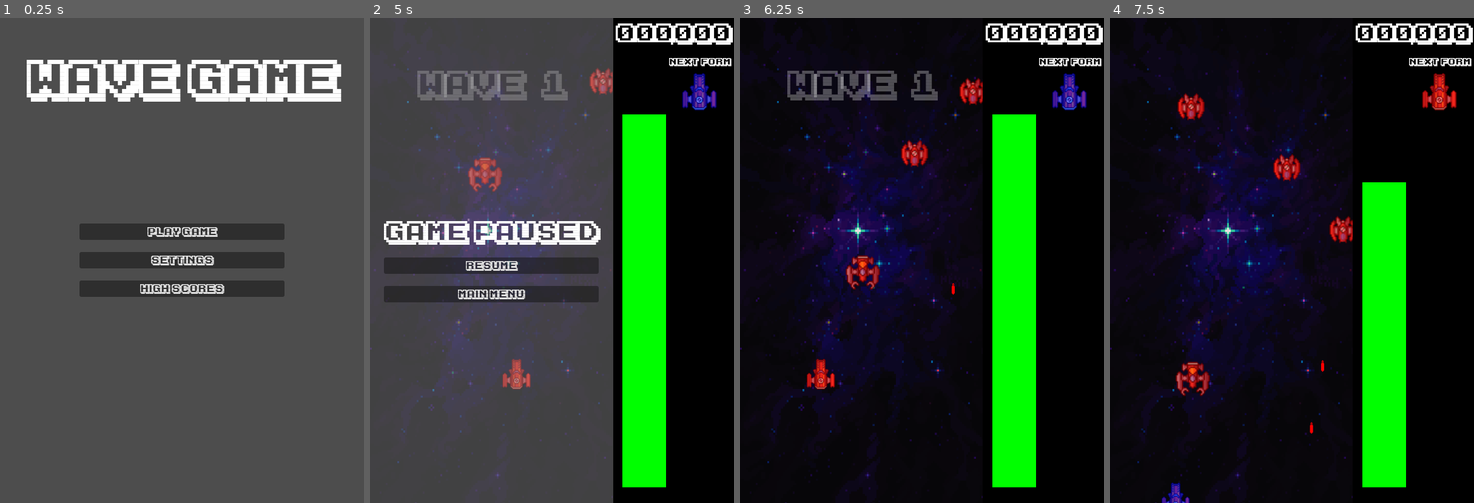
Above: before the commit, frames 1-4 (left to right).
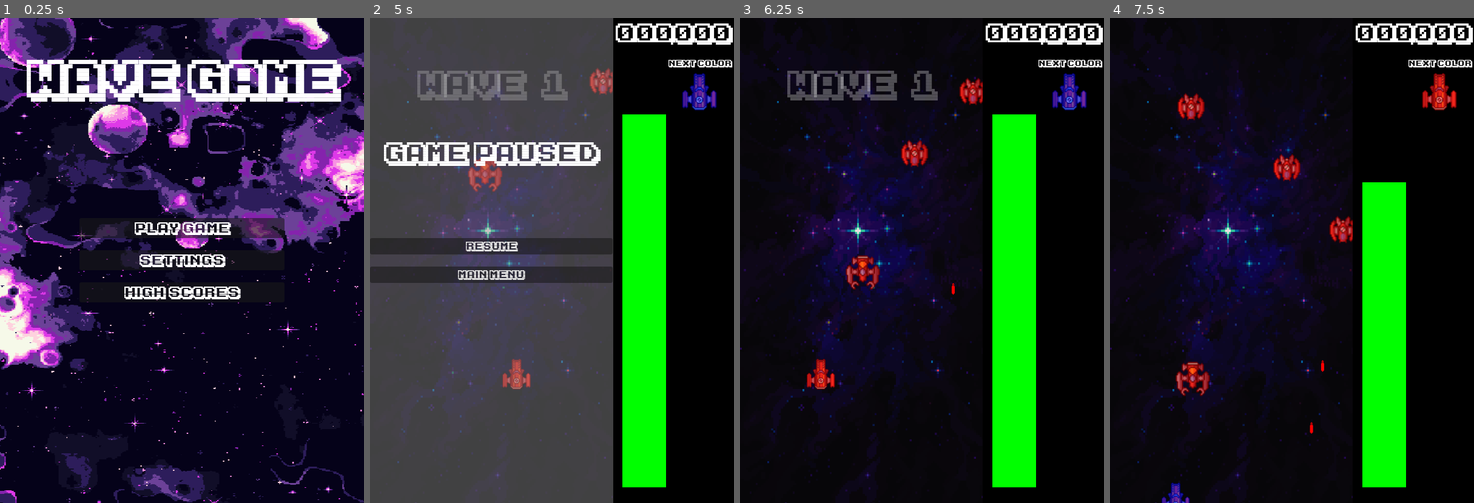
Above: after the commit, the same moments.

Repository: parkernalch/wave-jam
Game: Godot game, scene res://Scenes/Menus/menus.tscn
Two runs of this game, one before a commit and one after it. Both use one fixed random seed, a clock stepped at 60 frames per second and the inputs below.
Inputs (mouse positions are in pixels of both pictures, inside the frame that each line leads up to):
- Up to frame 1 (0.25 s): no input
- Up to frame 2 (5 s): click "Play Game" at 0.5 s; tap Enter at 1.25, 3.5 s; move the mouse to (632, 236) at 1.27 s; hold D (right) 1.28-2.03 s; hold Shift (boost) 1.28-2.03 s; move the mouse to (479, 284) at 2.02 s; hold S (down) 2.03-2.78 s; click (479, 284) at 2.1 s; tap Space at 2.75 s; move the mouse to (588, 153) at 2.77 s; hold D (right) 2.78-3.53 s; hold Right mouse button (shoot) 2.78-3.53 s; move the mouse to (533, 357) at 3.52 s; hold W (up) 3.53-4.28 s; tap Shift (boost) at 3.6 s; move the mouse to (661, 333) at 4.27 s; hold A (left) from 4.28 s (still down); click (661, 333) at 4.35 s; tap Escape (pause) at 4.9 s
- Up to frame 3 (6.25 s): release A (left) at 5 s; click "Resume" at 5 s; move the mouse to (812, 187) at 5.77 s; hold A (left) from 5.78 s (still down); right-click (812, 187) at 5.85 s
- Up to frame 4 (7.5 s): move the mouse to (1310, 260) at 6.52 s; release A (left) at 6.53 s; hold S (down) 6.53-7.28 s; hold Shift (boost) 6.53-7.28 s; move the mouse to (1237, 139) at 7.27 s; hold D (right) from 7.28 s (still down); click (1237, 139) at 7.35 s

The runs differ from the first frame. In frame 1, 95% of the frame differs, in the area x 0-100%, y 0-100%; in frame 2, 10%; in frame 3, 0.3%; in frame 4, 0.3%.

Commit message:
UI Update | Added character limit for high score submission

Diff:
--- a/Entities/Player/Player.tscn
+++ b/Entities/Player/Player.tscn
@@ -375,6 +375,7 @@
 
 [node name="HealPlayer" type="AudioStreamPlayer2D" parent="Audio"]
 stream = ExtResource("9_761t5")
+bus = &"SFX"
 
 [node name="ShieldSprite" type="AnimatedSprite2D" parent="."]
 visible = false
--- a/Scenes/Game/game.gd
+++ b/Scenes/Game/game.gd
@@ -26,6 +26,8 @@
 var bullet_speed_count
 var fire_rate_count
 var speed_count
+
+var game_over
 
 # Called when the node enters the scene tree for the first time.
 func _ready() -> void:
@@ -47,6 +49,10 @@
 	bullet_speed_count = 0
 	fire_rate_count = 0
 	speed_count = 0
+	player_name_input.draw_tabs = false
+	player_name_input.draw_spaces = false
+	game_over = false
+
 
 
 func show_game_over():
@@ -61,6 +67,7 @@
 
 	panel.visible = true
 	get_tree().paused = true
+	game_over = true
 
 func  on_enemy_destroyed() -> void:
 	$Audio/ExplosionPlayer.play()
@@ -152,15 +159,18 @@
 	globals.time_slow_active = false
 
 func _on_resume() -> void:
+	if game_over:
+		return
 	globals.is_paused = false
 	get_tree().paused = false
 	pause_menu.visible = false
 
 func _on_pause() -> void:
+	if game_over:
+		return
 	globals.is_paused = true
 	pause_menu.visible = true
 	get_tree().paused = true
-
 
 func clean_up_game() -> void:
 	globals.current_wave = 0
@@ -184,3 +194,8 @@
 
 	clean_up_game()
 	get_tree().change_scene_to_file("res://Scenes/Menus/menus.tscn")
+
+
+func _on_text_edit_text_changed() -> void:
+	if player_name_input.text.length() > 9:
+		player_name_input.backspace()
--- a/Scenes/Game/game.tscn
+++ b/Scenes/Game/game.tscn
@@ -1,25 +1,25 @@
 [gd_scene load_steps=26 format=3 uid="uid://gf4gu3r0d4ub"]
 
-[ext_resource type="Script" uid="uid://do5cjrd0lo5k2" path="res://Scenes/Game/game.gd" id="1_ciybh"]
+[ext_resource type="Script" uid="uid://bduo2tx0wx2xp" path="res://Scenes/Game/game.gd" id="1_ciybh"]
 [ext_resource type="PackedScene" uid="uid://cgbo4s8g2xsx7" path="res://Entities/Player/Player.tscn" id="1_mv0hc"]
 [ext_resource type="PackedScene" uid="uid://bjt85faac56m6" path="res://Scenes/Game/AmplitudeBar/AmplitudeBar.tscn" id="2_qikps"]
 [ext_resource type="PackedScene" uid="uid://rlp4rxc1x15o" path="res://Entities/EnemySpawner/EnemySpawner.tscn" id="3_qikps"]
 [ext_resource type="Texture2D" uid="uid://dnbslw7b0l7wv" path="res://Assets/Powerups/DAMAGE.png" id="3_xfil1"]
 [ext_resource type="FontFile" uid="uid://c8dj1jpbtrt8l" path="res://Assets/Fonts/KarmaticArcade-6Yrp1.ttf" id="3_yox4t"]
-[ext_resource type="Script" uid="uid://d1sfrucgjvunh" path="res://Entities/EnemySpawner/EnemySpawner.gd" id="4_i1e5p"]
+[ext_resource type="Script" uid="uid://r1wxwl14sbcy" path="res://Entities/EnemySpawner/EnemySpawner.gd" id="4_i1e5p"]
 [ext_resource type="Texture2D" uid="uid://lsw6rcrexnwr" path="res://Assets/Powerups/ALL_WAVES.png" id="5_xfil1"]
 [ext_resource type="Texture2D" uid="uid://c7k0f0b5syioq" path="res://Assets/Powerups/BULLET_SPREAD.png" id="6_7jvlm"]
 [ext_resource type="AudioStream" uid="uid://kyde7o3pfxli" path="res://Assets/Audio/explosion.wav" id="6_flgk0"]
+[ext_resource type="AudioStream" uid="uid://dcvdrl42mdp3x" path="res://Assets/Audio/Music/electrodecent.mp3" id="7_4ti5a"]
 [ext_resource type="Texture2D" uid="uid://bewv84a04hanp" path="res://Assets/Powerups/BULLET_PIERCING.png" id="7_qtymf"]
 [ext_resource type="Texture2D" uid="uid://iya4gc1di0t3" path="res://Assets/Powerups/ABSORB_ALL_FORMS.png" id="8_oejk7"]
 [ext_resource type="Texture2D" uid="uid://007cga8nqdxa" path="res://Assets/Powerups/TIME_SLOW.png" id="8_upfqs"]
-[ext_resource type="Shader" uid="uid://bepaqe3k8xiln" path="res://Assets/Shaders/TintShader.gdshader" id="8_ypmwd"]
+[ext_resource type="Shader" uid="uid://d07s5v2j81y7u" path="res://Assets/Shaders/TintShader.gdshader" id="8_ypmwd"]
 [ext_resource type="Texture2D" uid="uid://b1tfkif5bgkik" path="res://Assets/Ships/Player.png" id="11_2vowc"]
-[ext_resource type="FontFile" uid="uid://b8kcb3can5qi3" path="res://Assets/Fonts/Market_Deco.ttf" id="11_lemb1"]
 [ext_resource type="Texture2D" uid="uid://nr6xcog4l85m" path="res://Assets/Powerups/BULLET_SPEED.png" id="15_2lc0x"]
 [ext_resource type="AudioStream" uid="uid://4j5yynnjlgqj" path="res://Assets/Audio/powerUp.wav" id="15_8e3kh"]
 [ext_resource type="Texture2D" uid="uid://b5drgcbfrwtqj" path="res://Assets/Powerups/FIRE_RATE.png" id="16_4ti5a"]
-[ext_resource type="Script" uid="uid://cqxbletmxc5me" path="res://Scenes/Game/pause_handler.gd" id="16_56qi8"]
+[ext_resource type="Script" uid="uid://ba7de2pleswen" path="res://Scenes/Game/pause_handler.gd" id="16_56qi8"]
 [ext_resource type="Texture2D" uid="uid://c1vv5m8hxgqbq" path="res://Assets/Powerups/SPEED.png" id="17_pmm7v"]
 [ext_resource type="PackedScene" uid="uid://csy0uhmqoqbxq" path="res://Entities/PowerupText/powerup_label.tscn" id="17_yox4t"]
 [ext_resource type="Texture2D" uid="uid://cbl3oqtyfy1ac" path="res://Assets/Images/background.png" id="18_4ti5a"]
@@ -82,6 +82,13 @@
 
 [node name="PowerupPlayer" type="AudioStreamPlayer2D" parent="Audio"]
 stream = ExtResource("15_8e3kh")
+bus = &"SFX"
+
+[node name="MusicPlayer" type="AudioStreamPlayer2D" parent="Audio"]
+stream = ExtResource("7_4ti5a")
+volume_db = 4.0
+autoplay = true
+bus = &"Music"
 
 [node name="pause_handler" type="Node2D" parent="."]
 process_mode = 3
@@ -128,10 +135,10 @@
 
 [node name="DamageIncreaseBar" type="ProgressBar" parent="UICanvas/UI"]
 layout_mode = 0
-offset_left = 495.0
-offset_top = 413.0
-offset_right = 600.0
-offset_bottom = 440.2596
+offset_left = 499.0
+offset_top = 479.0
+offset_right = 599.0
+offset_bottom = 506.26
 max_value = 6.0
 value = 6.0
 show_percentage = false
@@ -148,12 +155,12 @@
 [node name="Label" type="Label" parent="UICanvas/UI/DamageIncreaseBar"]
 layout_mode = 0
 offset_left = 1.0
-offset_top = -16.0
+offset_top = -35.0
 offset_right = 103.0
-offset_bottom = 7.0
-theme_override_fonts/font = ExtResource("11_lemb1")
-theme_override_font_sizes/font_size = 14
-text = "Damage Boost"
+offset_bottom = -4.0
+theme_override_font_sizes/font_size = 12
+text = "Damage
+Boost"
 
 [node name="AmplitudeBar" parent="UICanvas/UI" instance=ExtResource("2_qikps")]
 layout_mode = 0
@@ -178,10 +185,10 @@
 
 [node name="AllWavesBar" type="ProgressBar" parent="UICanvas/UI"]
 layout_mode = 0
-offset_left = 496.0
-offset_top = 459.0
-offset_right = 600.0
-offset_bottom = 486.52942
+offset_left = 499.0
+offset_top = 542.0
+offset_right = 599.0
+offset_bottom = 569.529
 max_value = 4.0
 value = 4.0
 show_percentage = false
@@ -196,20 +203,20 @@
 
 [node name="Label" type="Label" parent="UICanvas/UI/AllWavesBar"]
 layout_mode = 0
-offset_left = -6.0
-offset_top = -17.0
-offset_right = 104.0
-offset_bottom = 6.0
-theme_override_fonts/font = ExtResource("11_lemb1")
-theme_override_font_sizes/font_size = 13
-text = "All COlOR BULLET"
+offset_left = 1.0
+offset_top = -32.0
+offset_right = 111.0
+offset_bottom = -1.0
+theme_override_font_sizes/font_size = 12
+text = "All COLOR
+BULLETS"
 
 [node name="BulletSpreadBar" type="ProgressBar" parent="UICanvas/UI"]
 layout_mode = 0
-offset_left = 496.0
-offset_top = 369.0
-offset_right = 600.0
-offset_bottom = 396.52942
+offset_left = 499.0
+offset_top = 413.0
+offset_right = 599.0
+offset_bottom = 440.529
 max_value = 4.0
 value = 4.0
 show_percentage = false
@@ -226,19 +233,19 @@
 [node name="Label" type="Label" parent="UICanvas/UI/BulletSpreadBar"]
 layout_mode = 0
 offset_left = 1.0
-offset_top = -16.0
+offset_top = -34.0
 offset_right = 96.0
-offset_bottom = 7.0
-theme_override_fonts/font = ExtResource("11_lemb1")
-theme_override_font_sizes/font_size = 14
-text = "Bullet Spread"
+offset_bottom = -3.0
+theme_override_font_sizes/font_size = 12
+text = "Bullet
+Spread"
 
 [node name="BulletPiercingBar" type="ProgressBar" parent="UICanvas/UI"]
 layout_mode = 0
-offset_left = 496.0
-offset_top = 328.0
-offset_right = 600.0
-offset_bottom = 355.0
+offset_left = 498.0
+offset_top = 348.0
+offset_right = 598.0
+offset_bottom = 375.0
 max_value = 6.0
 value = 5.0
 show_percentage = false
@@ -254,20 +261,20 @@
 
 [node name="Label" type="Label" parent="UICanvas/UI/BulletPiercingBar"]
 layout_mode = 0
-offset_left = -1.0
-offset_top = -17.0
-offset_right = 100.0
-offset_bottom = 6.0
-theme_override_fonts/font = ExtResource("11_lemb1")
-theme_override_font_sizes/font_size = 14
-text = "Bullet Piercing"
+offset_left = 1.0
+offset_top = -32.0
+offset_right = 102.0
+offset_bottom = 3.0
+theme_override_font_sizes/font_size = 12
+text = "Bullet
+Piercing"
 
 [node name="TimeSlowBar" type="ProgressBar" parent="UICanvas/UI"]
 layout_mode = 0
-offset_left = 496.0
-offset_top = 504.0
-offset_right = 600.0
-offset_bottom = 531.0
+offset_left = 499.0
+offset_top = 591.0
+offset_right = 599.0
+offset_bottom = 618.0
 max_value = 3.0
 value = 3.0
 show_percentage = false
@@ -287,15 +294,14 @@
 offset_top = -18.0
 offset_right = 90.0
 offset_bottom = 5.0
-theme_override_fonts/font = ExtResource("11_lemb1")
-theme_override_font_sizes/font_size = 15
+theme_override_font_sizes/font_size = 12
 text = "Time Slow"
 
 [node name="AbsorbAllFormsBar" type="ProgressBar" parent="UICanvas/UI"]
 layout_mode = 0
 offset_left = 496.0
 offset_top = 284.0
-offset_right = 600.0
+offset_right = 596.0
 offset_bottom = 311.0
 max_value = 4.0
 value = 3.0
@@ -312,13 +318,12 @@
 
 [node name="Label" type="Label" parent="UICanvas/UI/AbsorbAllFormsBar"]
 layout_mode = 0
-offset_left = -4.0
-offset_top = -20.0
-offset_right = 199.0
-offset_bottom = 3.0
-theme_override_fonts/font = ExtResource("11_lemb1")
-theme_override_font_sizes/font_size = 11
-text = "Absorb all colors"
+offset_top = -33.0
+offset_right = 203.0
+offset_bottom = -2.0
+theme_override_font_sizes/font_size = 12
+text = "Absorb all
+colors"
 
 [node name="NextFormIndicator" type="TextureRect" parent="UICanvas/UI"]
 material = SubResource("ShaderMaterial_upfqs")
@@ -332,11 +337,12 @@
 
 [node name="Label" type="Label" parent="UICanvas/UI/NextFormIndicator"]
 layout_mode = 0
-offset_top = -20.0
-offset_right = 217.0
-offset_bottom = 22.0
-theme_override_font_sizes/font_size = 28
-text = "Next Form"
+offset_left = -2.0
+offset_top = -14.0
+offset_right = 222.0
+offset_bottom = 28.0
+theme_override_font_sizes/font_size = 26
+text = "Next Color"
 
 [node name="BULLET_SPEED" type="ColorRect" parent="UICanvas/UI"]
 visible = false
@@ -423,6 +429,12 @@
 visible = false
 layout_mode = 3
 anchors_preset = 0
+
+[node name="ColorRect" type="ColorRect" parent="UICanvas/DeathUI"]
+layout_mode = 0
+offset_right = 400.0
+offset_bottom = 800.0
+color = Color(0.32941177, 0.32941177, 0.32941177, 0.3882353)
 
 [node name="Label" type="Label" parent="UICanvas/DeathUI"]
 layout_mode = 0
@@ -502,6 +514,15 @@
 scale = Vector2(2.039654, 3.1423922)
 color = Color(0.5931336, 0.59313357, 0.59313357, 0.40392157)
 
+[node name="Label" type="Label" parent="UICanvas/PauseMenu"]
+layout_mode = 0
+offset_left = 23.0
+offset_top = 200.0
+offset_right = 377.0
+offset_bottom = 245.0
+theme_override_font_sizes/font_size = 39
+text = "Game Paused"
+
 [node name="HBoxContainer" type="HBoxContainer" parent="UICanvas/PauseMenu"]
 layout_mode = 0
 offset_right = 400.0
@@ -510,13 +531,9 @@
 
 [node name="VBoxContainer" type="VBoxContainer" parent="UICanvas/PauseMenu/HBoxContainer"]
 layout_mode = 2
+size_flags_horizontal = 3
 theme_override_constants/separation = 20
 alignment = 1
-
-[node name="Label" type="Label" parent="UICanvas/PauseMenu/HBoxContainer/VBoxContainer"]
-layout_mode = 2
-theme_override_font_sizes/font_size = 39
-text = "Game Paused"
 
 [node name="Resume" type="Button" parent="UICanvas/PauseMenu/HBoxContainer/VBoxContainer"]
 process_mode = 3
@@ -529,6 +546,7 @@
 text = "Main Menu"
 
 [connection signal="timeout" from="TimeSlowTimer" to="." method="_on_time_slow_timer_timeout"]
+[connection signal="text_changed" from="UICanvas/DeathUI/HBoxContainer/VBoxContainer/HBoxContainer2/TextEdit" to="." method="_on_text_edit_text_changed"]
 [connection signal="pressed" from="UICanvas/DeathUI/HBoxContainer/VBoxContainer/PlayAgain" to="." method="_on_play_again_pressed"]
 [connection signal="pressed" from="UICanvas/DeathUI/HBoxContainer/VBoxContainer/High Scores" to="." method="_on_high_scores_pressed"]
 [connection signal="pressed" from="UICanvas/DeathUI/HBoxContainer/VBoxContainer/Button" to="." method="_on_exit"]
--- a/Scenes/Menus/menus.tscn
+++ b/Scenes/Menus/menus.tscn
@@ -1,6 +1,9 @@
-[gd_scene load_steps=3 format=3 uid="uid://dkuvjgsgfd3xb"]
+[gd_scene load_steps=6 format=3 uid="uid://dkuvjgsgfd3xb"]
 
 [ext_resource type="Script" uid="uid://c4pbxw5b7p6mp" path="res://Scenes/Menus/menus.gd" id="1_goel8"]
+[ext_resource type="Texture2D" uid="uid://c6s8grqyujcfm" path="res://Assets/Images/HighScore.png" id="2_drhv0"]
+[ext_resource type="Texture2D" uid="uid://bw2alwiyilf08" path="res://Assets/Images/mainmenu.png" id="2_mfmg2"]
+[ext_resource type="Texture2D" uid="uid://dytofeti58lu2" path="res://Assets/Images/settings.png" id="3_nn8fo"]
 
 [sub_resource type="LabelSettings" id="LabelSettings_goel8"]
 font_size = 70
@@ -15,13 +18,18 @@
 script = ExtResource("1_goel8")
 
 [node name="MainMenu" type="Control" parent="."]
-visible = false
-layout_mode = 1
-anchors_preset = 15
-anchor_right = 1.0
-anchor_bottom = 1.0
-grow_horizontal = 2
-grow_vertical = 2
+layout_mode = 1
+anchors_preset = 15
+anchor_right = 1.0
+anchor_bottom = 1.0
+grow_horizontal = 2
+grow_vertical = 2
+
+[node name="TextureRect" type="TextureRect" parent="MainMenu"]
+layout_mode = 0
+offset_right = 600.0
+offset_bottom = 1007.0
+texture = ExtResource("2_mfmg2")
 
 [node name="HBoxContainer" type="HBoxContainer" parent="MainMenu"]
 layout_mode = 0
@@ -53,24 +61,35 @@
 
 [node name="PlayButton" type="Button" parent="MainMenu/VBoxContainer"]
 layout_mode = 2
+theme_override_colors/font_color = Color(1, 1, 1, 1)
+theme_override_font_sizes/font_size = 22
 text = "Play Game"
 
 [node name="SettingsButton" type="Button" parent="MainMenu/VBoxContainer"]
 layout_mode = 2
+theme_override_colors/font_color = Color(1, 1, 1, 1)
+theme_override_font_sizes/font_size = 22
 text = "Settings"
 
 [node name="HighScoresButton" type="Button" parent="MainMenu/VBoxContainer"]
 layout_mode = 2
+theme_override_colors/font_color = Color(1, 1, 1, 1)
+theme_override_font_sizes/font_size = 22
 text = "High Scores"
 
 [node name="SettingsMenu" type="Control" parent="."]
-visible = false
-layout_mode = 1
-anchors_preset = 15
-anchor_right = 1.0
-anchor_bottom = 1.0
-grow_horizontal = 2
-grow_vertical = 2
+layout_mode = 1
+anchors_preset = 15
+anchor_right = 1.0
+anchor_bottom = 1.0
+grow_horizontal = 2
+grow_vertical = 2
+
+[node name="TextureRect" type="TextureRect" parent="SettingsMenu"]
+layout_mode = 0
+offset_right = 601.0
+offset_bottom = 1007.0
+texture = ExtResource("3_nn8fo")
 
 [node name="HBoxContainer2" type="HBoxContainer" parent="SettingsMenu"]
 layout_mode = 0
@@ -93,7 +112,7 @@
 [node name="VBoxContainer" type="VBoxContainer" parent="SettingsMenu/HBoxContainer"]
 custom_minimum_size = Vector2(600, 800)
 layout_mode = 2
-theme_override_constants/separation = 20
+theme_override_constants/separation = 18
 alignment = 1
 
 [node name="Master" type="HBoxContainer" parent="SettingsMenu/HBoxContainer/VBoxContainer"]
@@ -102,6 +121,7 @@
 
 [node name="Label" type="Label" parent="SettingsMenu/HBoxContainer/VBoxContainer/Master"]
 layout_mode = 2
+theme_override_font_sizes/font_size = 20
 text = "Master Volume"
 
 [node name="HSlider" type="HSlider" parent="SettingsMenu/HBoxContainer/VBoxContainer/Master"]
@@ -113,6 +133,7 @@
 
 [node name="Value" type="Label" parent="SettingsMenu/HBoxContainer/VBoxContainer/Master"]
 layout_mode = 2
+theme_override_font_sizes/font_size = 20
 text = "100%"
 
 [node name="Music" type="HBoxContainer" parent="SettingsMenu/HBoxContainer/VBoxContainer"]
@@ -121,6 +142,7 @@
 
 [node name="Label" type="Label" parent="SettingsMenu/HBoxContainer/VBoxContainer/Music"]
 layout_mode = 2
+theme_override_font_sizes/font_size = 20
 text = "Music Volume"
 
 [node name="HSlider" type="HSlider" parent="SettingsMenu/HBoxContainer/VBoxContainer/Music"]
@@ -132,6 +154,7 @@
 
 [node name="Value" type="Label" parent="SettingsMenu/HBoxContainer/VBoxContainer/Music"]
 layout_mode = 2
+theme_override_font_sizes/font_size = 20
 text = "100%"
 
 [node name="SFX" type="HBoxContainer" parent="SettingsMenu/HBoxContainer/VBoxContainer"]
@@ -140,6 +163,7 @@
 
 [node name="Label" type="Label" parent="SettingsMenu/HBoxContainer/VBoxContainer/SFX"]
 layout_mode = 2
+theme_override_font_sizes/font_size = 20
 text = "SFX Volume"
 
 [node name="HSlider" type="HSlider" parent="SettingsMenu/HBoxContainer/VBoxContainer/SFX"]
@@ -151,11 +175,14 @@
 
 [node name="Value" type="Label" parent="SettingsMenu/HBoxContainer/VBoxContainer/SFX"]
 layout_mode = 2
+theme_override_font_sizes/font_size = 20
 text = "100%"
 
 [node name="BackButton" type="Button" parent="SettingsMenu/HBoxContainer/VBoxContainer"]
 custom_minimum_size = Vector2(300, 0)
 layout_mode = 2
+theme_override_colors/font_color = Color(1, 1, 1, 1)
+theme_override_font_sizes/font_size = 22
 text = "Back"
 
 [node name="HighScoresMenu" type="Control" parent="."]
@@ -168,6 +195,12 @@
 grow_horizontal = 2
 grow_vertical = 2
 
+[node name="TextureRect" type="TextureRect" parent="HighScoresMenu"]
+layout_mode = 0
+offset_right = 601.0
+offset_bottom = 1010.0
+texture = ExtResource("2_drhv0")
+
 [node name="VBoxContainer" type="VBoxContainer" parent="HighScoresMenu"]
 layout_mode = 0
 offset_top = 100.0
@@ -177,7 +210,7 @@
 
 [node name="HBoxContainer" type="HBoxContainer" parent="HighScoresMenu/VBoxContainer"]
 layout_mode = 2
-theme_override_constants/separation = 300
+theme_override_constants/separation = 291
 
 [node name="Scores1" type="VBoxContainer" parent="HighScoresMenu/VBoxContainer/HBoxContainer"]
 layout_mode = 2
@@ -189,6 +222,8 @@
 
 [node name="BackButton2" type="Button" parent="HighScoresMenu/VBoxContainer"]
 layout_mode = 2
+theme_override_colors/font_color = Color(1, 1, 1, 1)
+theme_override_font_sizes/font_size = 22
 text = "Back"
 
 [node name="HBoxContainer2" type="HBoxContainer" parent="HighScoresMenu"]
--- a/Scenes/Menus/score.tscn
+++ b/Scenes/Menus/score.tscn
@@ -11,7 +11,6 @@
 offset_left = 20.0
 offset_right = 290.0
 offset_bottom = 40.0
-theme_override_constants/separation = 20
 alignment = 1
 
 [node name="HBoxContainer" type="HBoxContainer" parent="HBoxContainer3"]
--- a/default_bus_layout.tres
+++ b/default_bus_layout.tres
@@ -11,5 +11,5 @@
 bus/2/solo = false
 bus/2/mute = false
 bus/2/bypass_fx = false
-bus/2/volume_db = 0.0
+bus/2/volume_db = -3.1196349
 bus/2/send = &"Master"
Not shown, added: Assets/Audio/Music/electrodecent.mp3.import
Binary file removed: Assets/Fonts/Market_Deco.ttf
Not shown, removed: Assets/Fonts/Market_Deco.ttf.import
Binary file added: Assets/Images/HighScore.png
Not shown, added: Assets/Images/HighScore.png.import
Binary file added: Assets/Images/mainmenu.png
Not shown, added: Assets/Images/mainmenu.png.import
Binary file added: Assets/Images/settings.png
Not shown, added: Assets/Images/settings.png.import
Not shown: 1 places in Entities/Player/Player.tscn that only renumber resources
Not shown, added: Assets/Audio/Music/electrodecent.mp3
